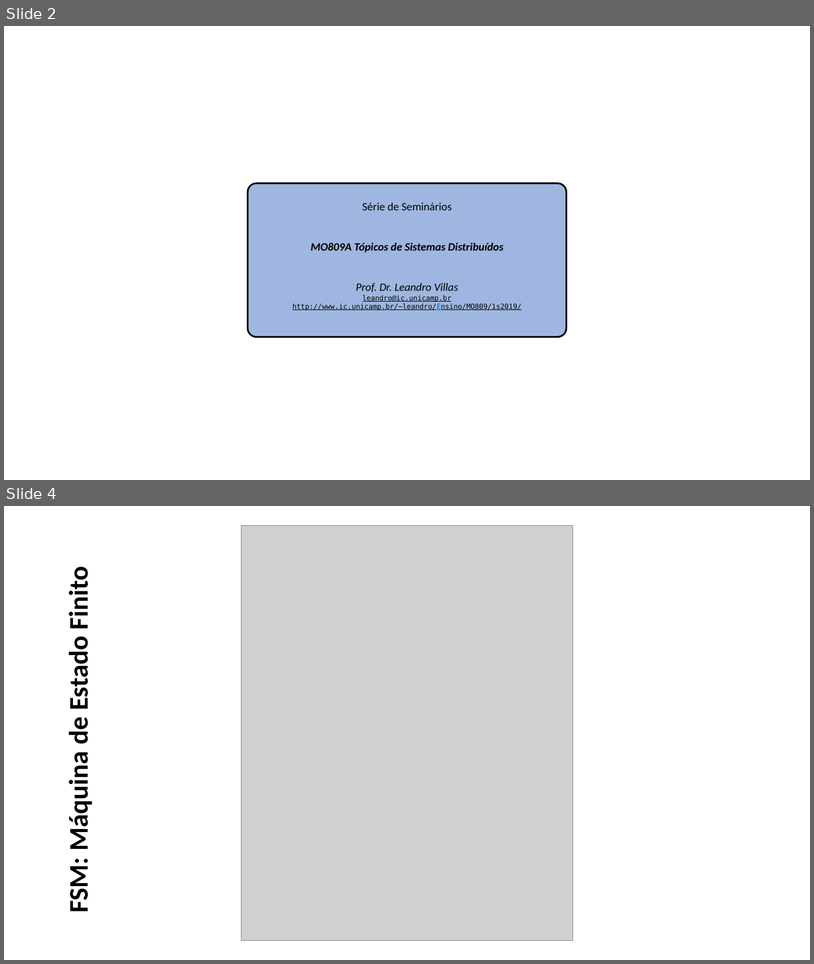
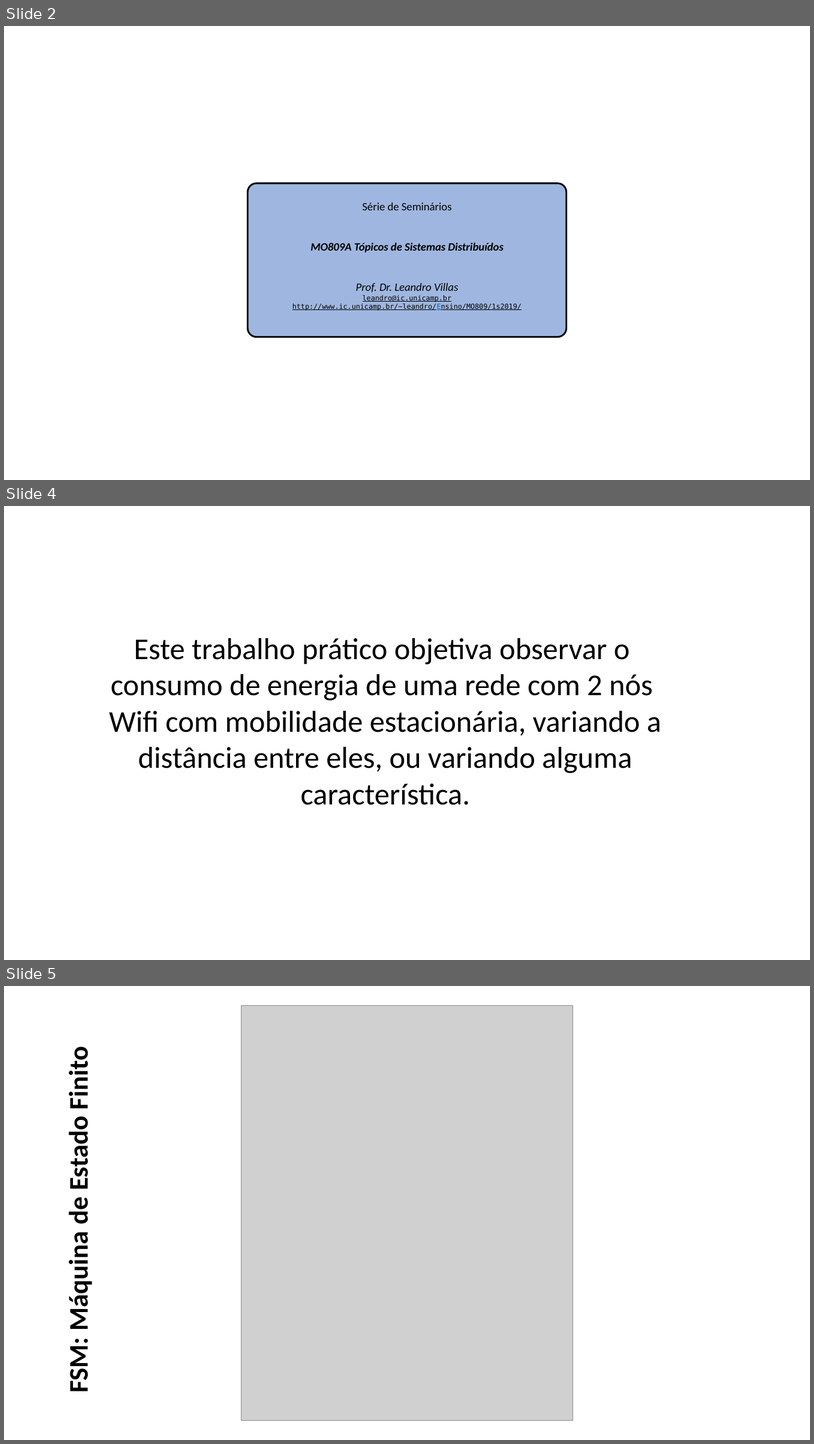
Before and after one commit to edbkei/mo809a-trabalhopratico, a slide deck: Apresentação_Entrega.pptx. Shown one above the other, each under a label of ours: slides 2 and 4 before the commit, slides 2, 4 and 5 after it; the slides between them are not shown. The pictures are 814x964 and 814x1444 pixels, drawn with LibreOffice and Linux fonts; fonts in the diff are those of the drawing; grey boxes stand for pictures. Boxes give left, top, right and bottom in pixels: in the first picture for what was removed or moved away, otherwise in the second. Text is boxed around its words. In the diff, an @@ line names an element or a change of style, - is before the commit and + after.

```diff
--- a/Apresentação_Entrega.pptx
+++ b/Apresentação_Entrega.pptx
@@ slide 4 added at (4, 506, 810, 960), background #FFFFFF @@
@@ text added at (109, 638, 662, 805), 36 pt, text #000000 @@
+Este trabalho prático objetiva observar o
+consumo de energia de uma rede com 2 nós
+Wifi com mobilidade estacionária, variando a distância entre eles, ou variando alguma característica.
@@ what was slide 4 is now slide 5 @@
```
Also in this commit, not shown: 1 slide changed, 1 other slide added, 1 slide removed.
